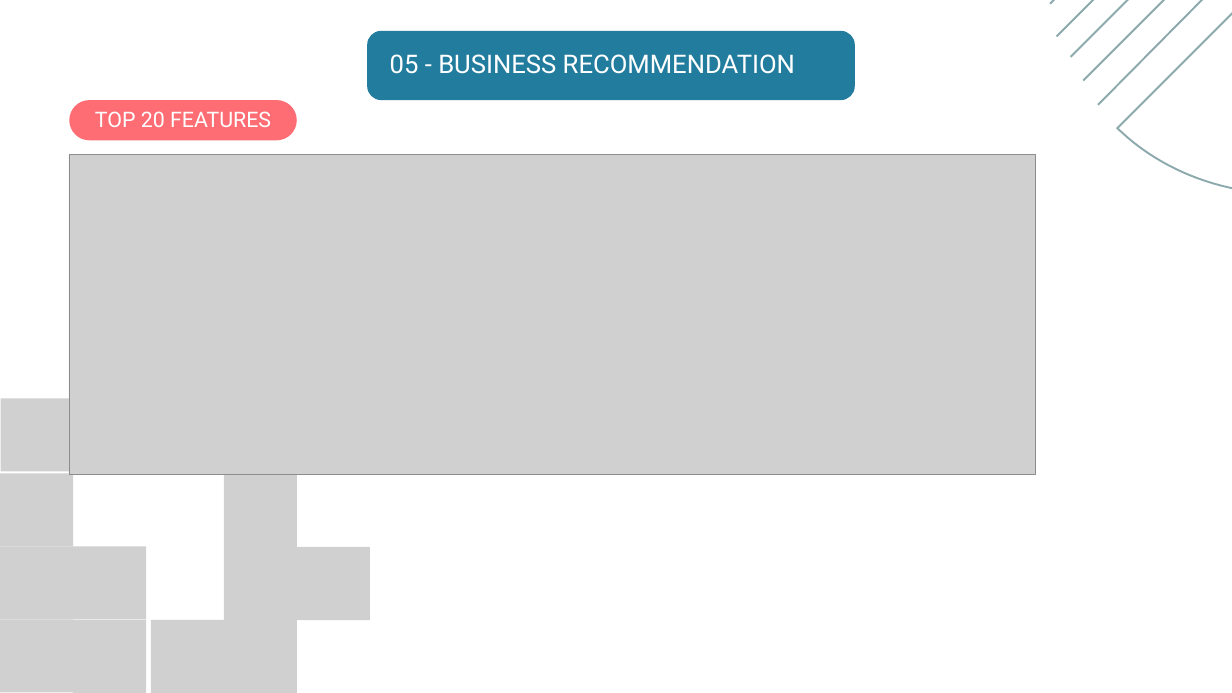
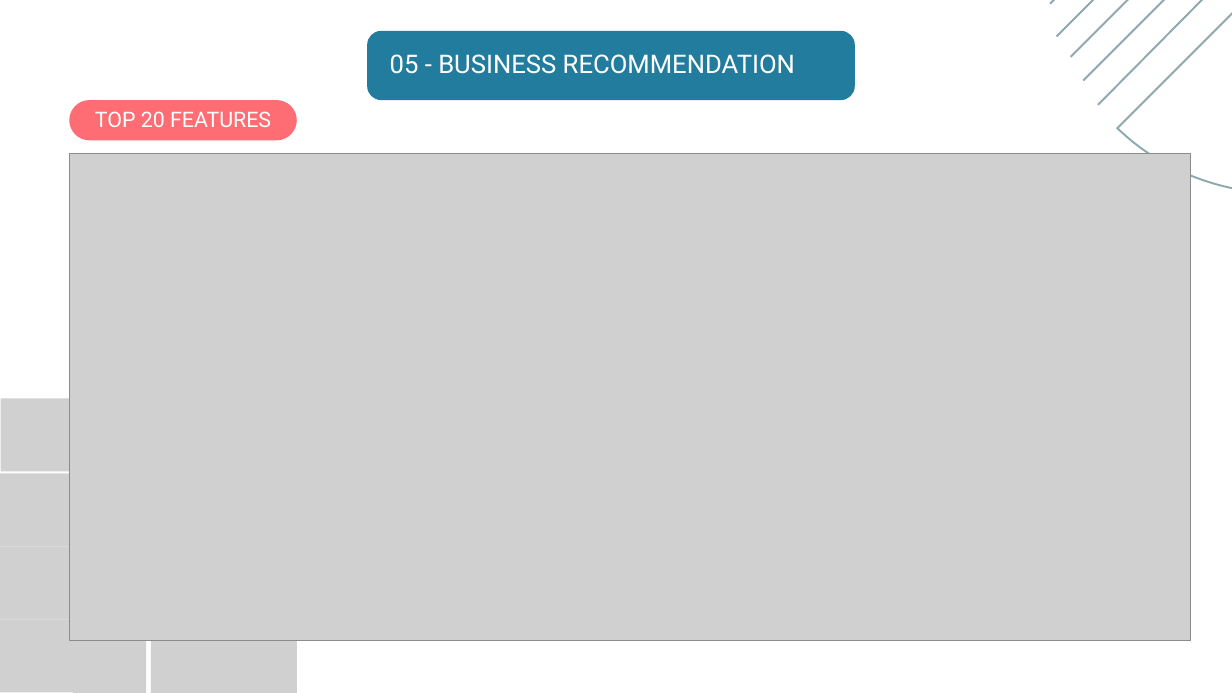
Before and after one commit to endahrakhma/credit_default_risk, a slide deck: slide 10 of Home Credit Default Risk - Endah Rakhmawati.pptx. Drawn at 1232x693 pixels with LibreOffice and Linux fonts; fonts in the diff are those of the drawing; grey boxes stand for pictures. Boxes give left, top, right and bottom in pixels: in the first picture for what was removed or moved away, otherwise in the second. Text is boxed around its words. In the diff, an @@ line names an element or a change of style, - is before the commit and + after.

```diff
--- a/Home Credit Default Risk - Endah Rakhmawati.pptx
+++ b/Home Credit Default Risk - Endah Rakhmawati.pptx
@@ picture: place and size @@
-picture at (69,155,1035,474)
+picture at (69,153,1191,640)
@@ picture removed at (73,400,147,474) @@
@@ picture removed at (224,474,297,547) @@
@@ picture removed at (73,546,147,620) @@
@@ picture removed at (224,547,297,620) @@
@@ picture removed at (297,547,370,620) @@
```
Also in this commit, not shown: 6 other slides changed, 2 other files.
